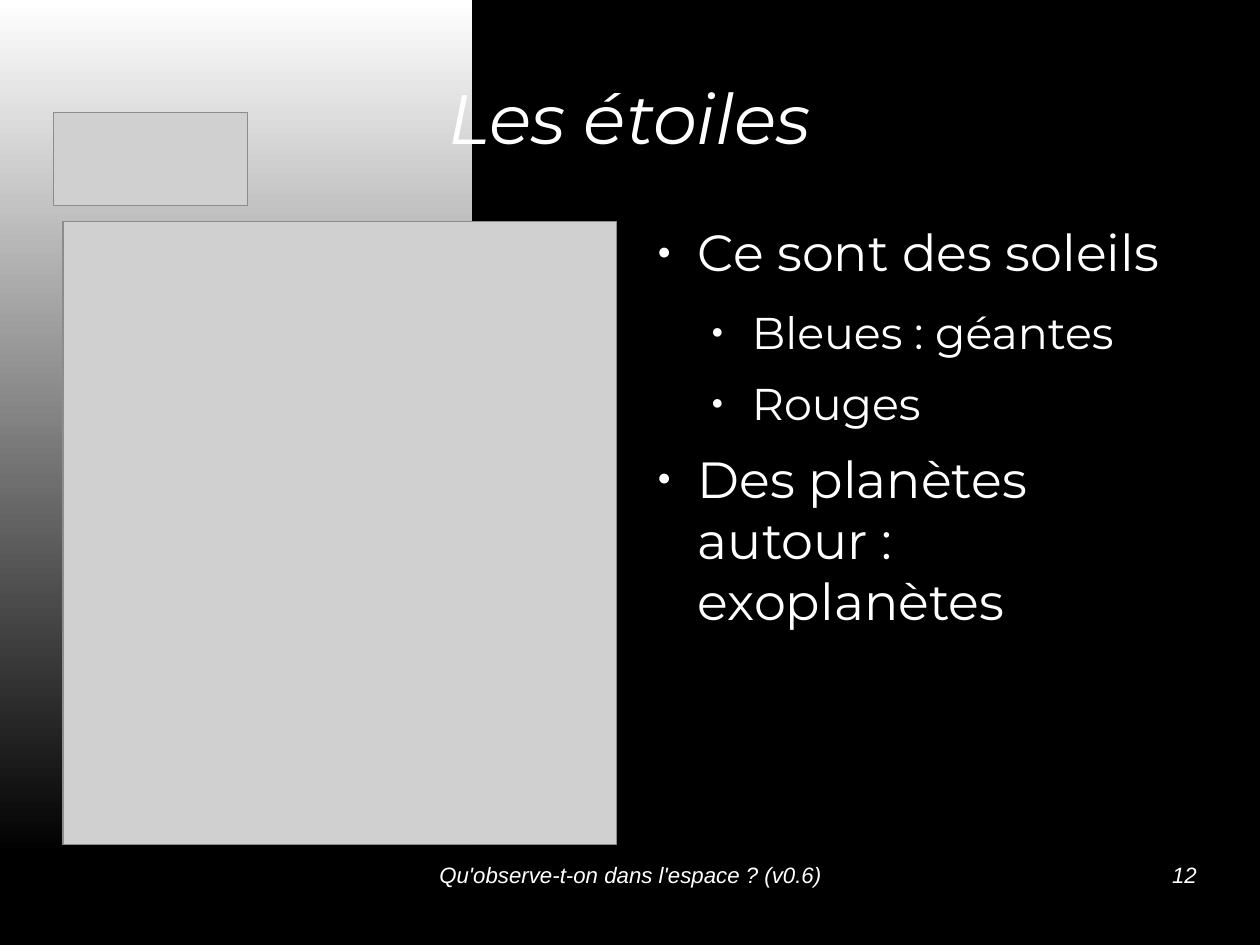
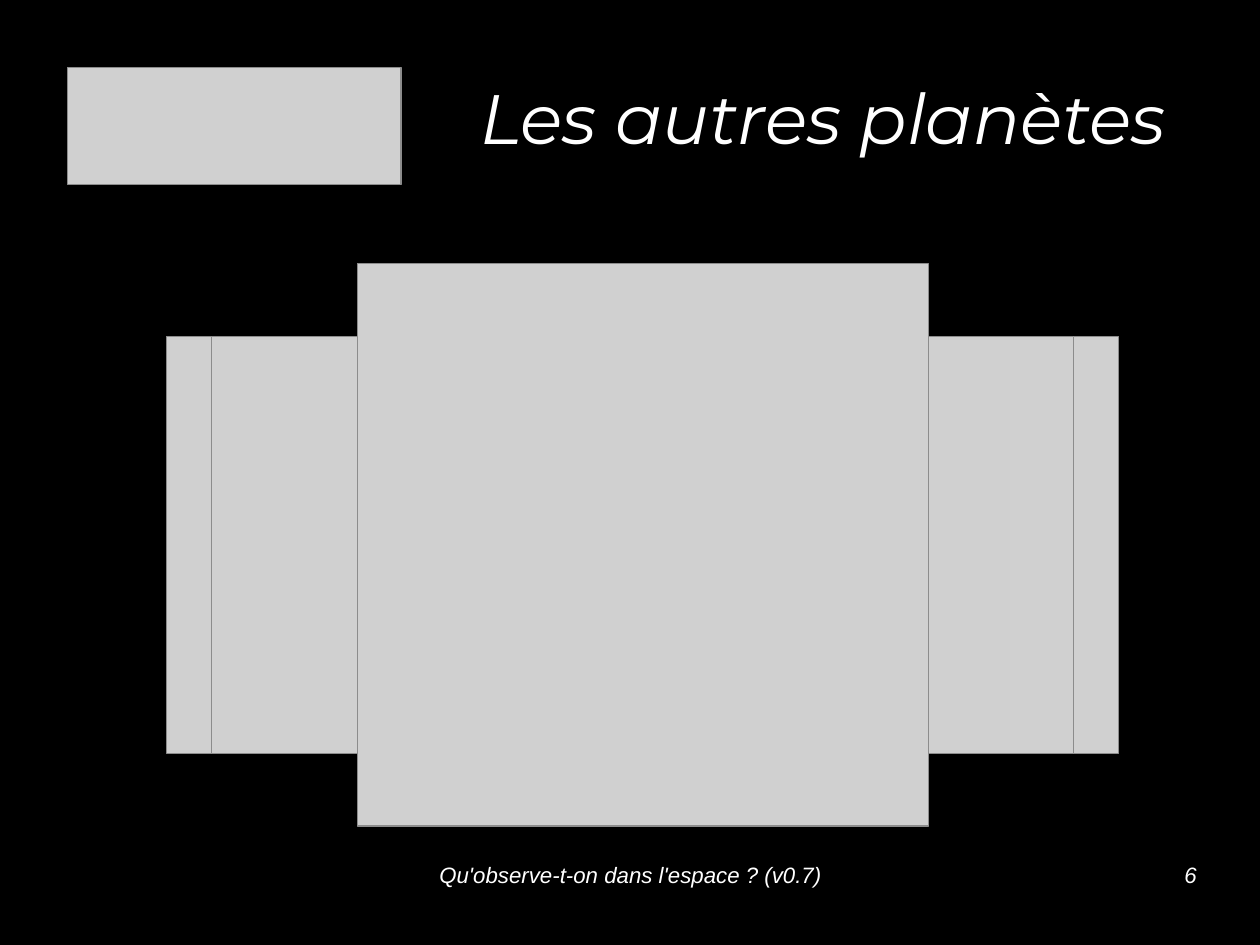
Before and after one commit to jcarnu/qf-astro, a slide deck: slide 6 of Ressources/Presentations/Qu_observe-t-on_dans_l_espace.odp (slide 12 before the commit). Drawn at 1260x945 pixels with LibreOffice and Linux fonts; fonts in the diff are those of the drawing; grey boxes stand for pictures; background and template pictures are left out. Boxes give left, top, right and bottom in pixels: in the first picture for what was removed or moved away, otherwise in the second. Text is boxed around its words. In the diff, an @@ line names an element or a change of style, - is before the commit and + after.

```diff
--- a/Ressources/Presentations/Qu_observe-t-on_dans_l_espace.odp
+++ b/Ressources/Presentations/Qu_observe-t-on_dans_l_espace.odp
@@ rectangle removed at bbox=[0, 0, 472, 855] @@
@@ picture: place and size @@
-picture at bbox=[54, 112, 248, 206]
+picture at bbox=[67, 67, 401, 185]
@@ title at bbox=[480, 92, 1166, 158]: text changed @@
-Les étoiles
+Les autres planètes
@@ picture removed at bbox=[63, 221, 616, 845] @@
@@ text removed at bbox=[698, 233, 1159, 630] @@
-● Ce sont des soleils
-  ● Bleues : géantes
-  ● Rouges
-● Des planètes autour : exoplanètes
@@ picture added at bbox=[358, 264, 928, 827] @@
@@ picture added at bbox=[445, 264, 842, 827] @@
@@ picture added at bbox=[167, 336, 1119, 753] @@
@@ picture added at bbox=[212, 336, 1075, 753] @@
@@ text at bbox=[439, 867, 821, 888]: text changed @@
-Qu'observe-t-on dans l'espace ? (v0.6)
+Qu'observe-t-on dans l'espace ? (v0.7)
@@ page number at bbox=[1184, 867, 1196, 884]: text changed @@
-12
+6
```
Also in this commit, not shown: 14 other slides changed, 1 slide removed, 5 other files.
